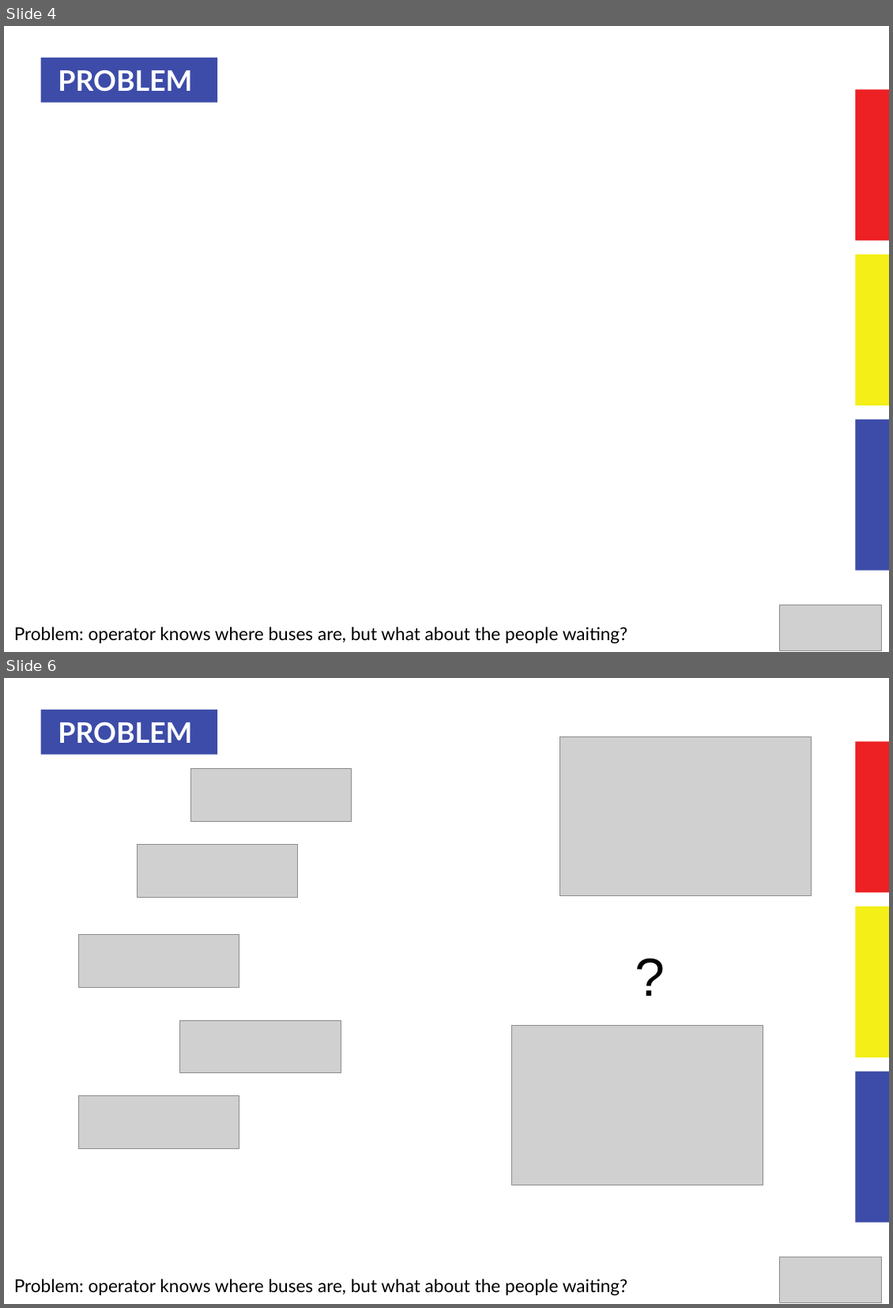
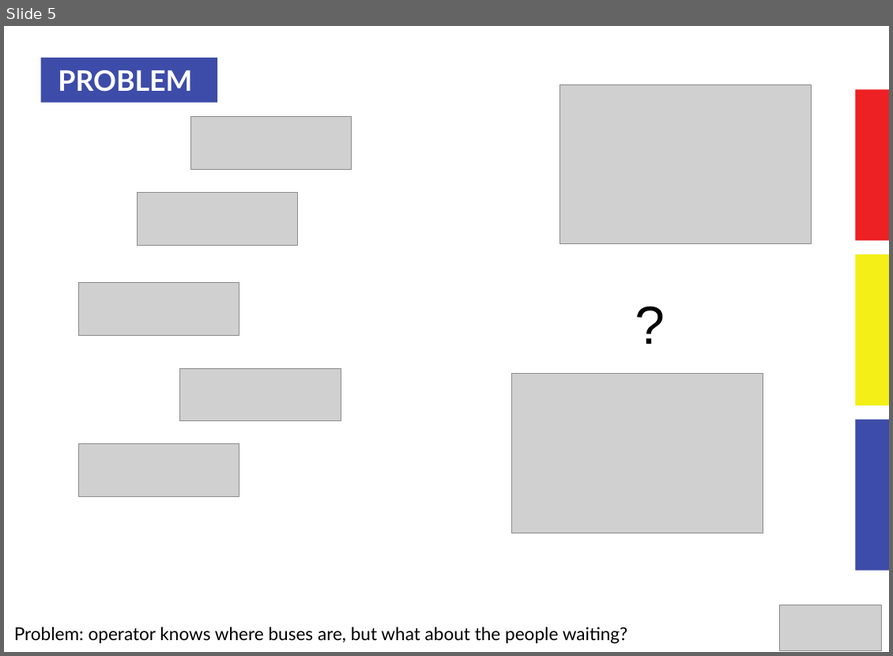
Before and after one commit to DamonHD/OpenTRV-Archive-20160813, a slide deck: docs/talks/Y4-20150719/Y4-20150719.odp. Shown one above the other, each under a label of ours: slides 4 and 6 before the commit, slide 5 after it; the slides between them are not shown. The pictures are 893x1308 and 893x656 pixels, drawn with LibreOffice and Linux fonts; fonts in the diff are those of the drawing; grey boxes stand for pictures. Boxes give left, top, right and bottom in pixels: in the first picture for what was removed or moved away, otherwise in the second. Text is boxed around its words. In the diff, an @@ line names an element or a change of style, - is before the commit and + after.

```diff
--- a/docs/talks/Y4-20150719/Y4-20150719.odp
+++ b/docs/talks/Y4-20150719/Y4-20150719.odp
@@ slide 4 removed at bbox=[4, 26, 889, 652], background #FFFFFF @@
@@ freeform shape removed at bbox=[41, 58, 217, 103] @@
@@ text removed at bbox=[58, 70, 192, 92] @@
-PROBLEM
@@ freeform shape removed at bbox=[855, 90, 889, 241] @@
@@ freeform shape removed at bbox=[855, 254, 889, 405] @@
@@ freeform shape removed at bbox=[855, 419, 889, 570] @@
@@ picture removed at bbox=[779, 604, 882, 650] @@
@@ text removed at bbox=[14, 626, 628, 643] @@
-Problem: operator knows where buses are, but what about the people waiting?
@@ what was slide 6 is now slide 5 @@
```
Also in this commit, not shown: 1 slide added, 1 other slide removed, 1 other file.
